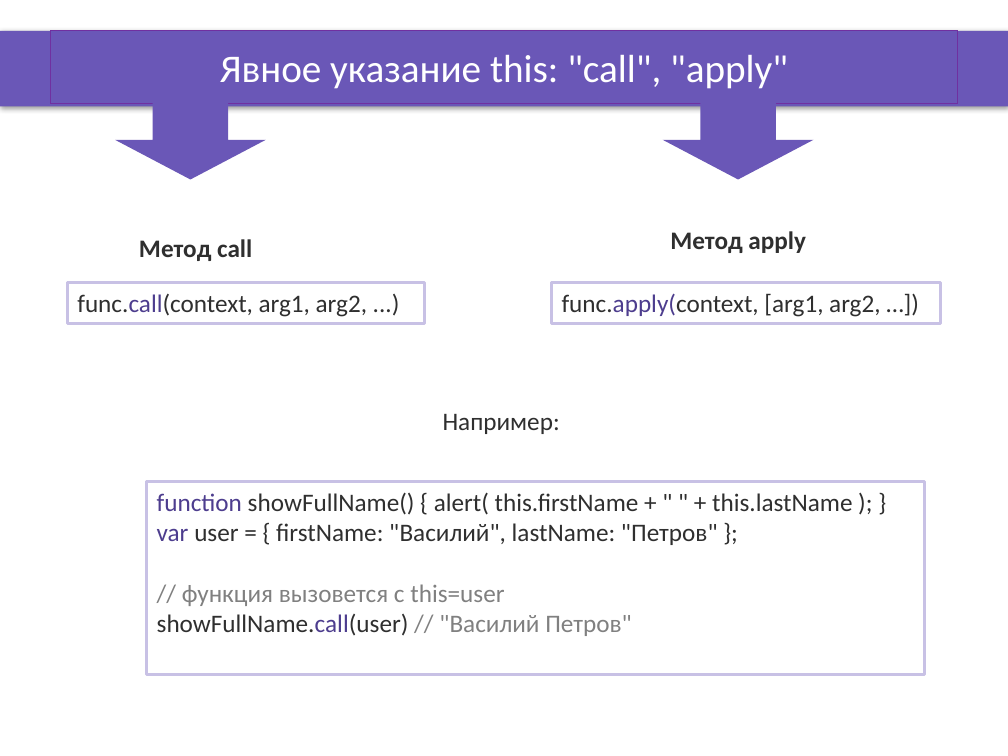
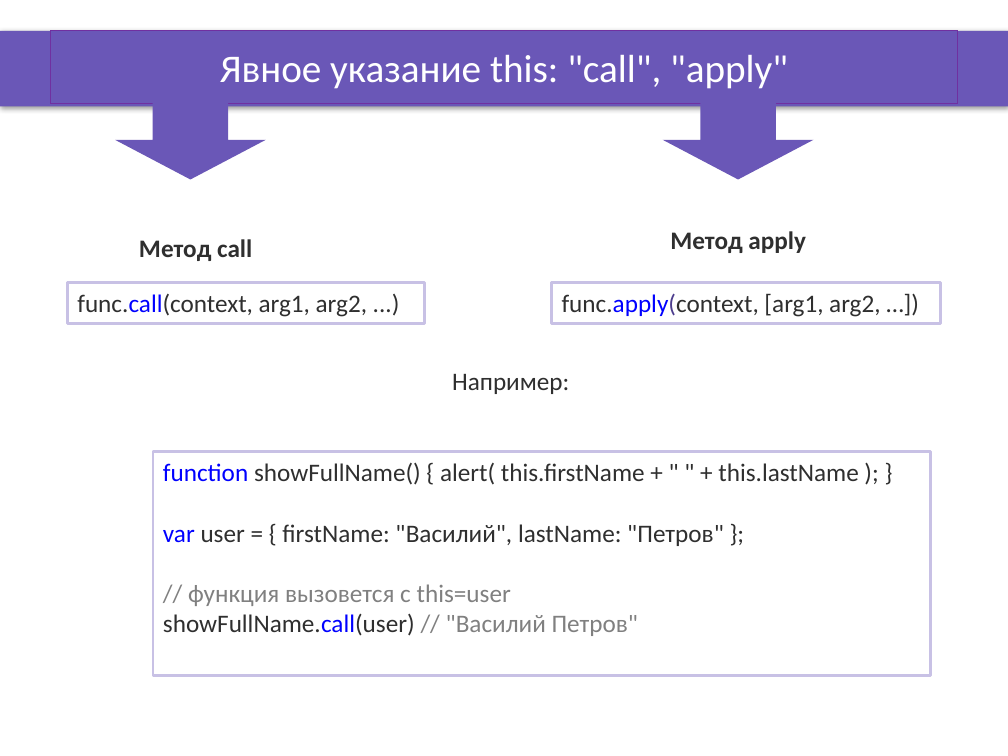
Before and after one commit to OleksandrPetryk/ignite, a slide deck: slide 2 of JS/004_lesson/Presentation/Context_this.pptx. Drawn at 1008x756 pixels with LibreOffice and Linux fonts; fonts in the diff are those of the drawing; background and template pictures are left out. Boxes give left, top, right and bottom in pixels: in the first picture for what was removed or moved away, otherwise in the second. Text is boxed around its words. In the diff, an @@ line names an element or a change of style, - is before the commit and + after.

```diff
--- a/JS/004_lesson/Presentation/Context_this.pptx
+++ b/JS/004_lesson/Presentation/Context_this.pptx
@@ rectangle "func.call(context, arg1, arg2, ...)" at <box>68,283,424,324</box>: text colour #4D3D8E to #0000FF in "func.call(context," @@
@@ rectangle "func.apply(context, [arg1, arg2, …])" at <box>551,283,940,324</box>: text colour #4D3D8E to #0000FF in "func.apply(context," @@
@@ text "Например:": place and size @@
-text "Например:" at <box>443,414,560,434</box>
+text "Например:" at <box>452,374,569,394</box>
@@ rectangle "function showFullName() { alert( this.firstName ...": place and size @@
-rectangle "function showFullName() { alert( this.firstName ..." at <box>147,481,925,674</box>
+rectangle "function showFullName() { alert( this.firstName ..." at <box>153,452,931,675</box>
@@ text in rectangle at <box>163,463,858,636</box>: text colour #4D3D8E to #0000FF in "function", "var", "showFullName.call(user)" @@
```
Also in this commit, not shown: 3 other slides changed, 16 other files.
